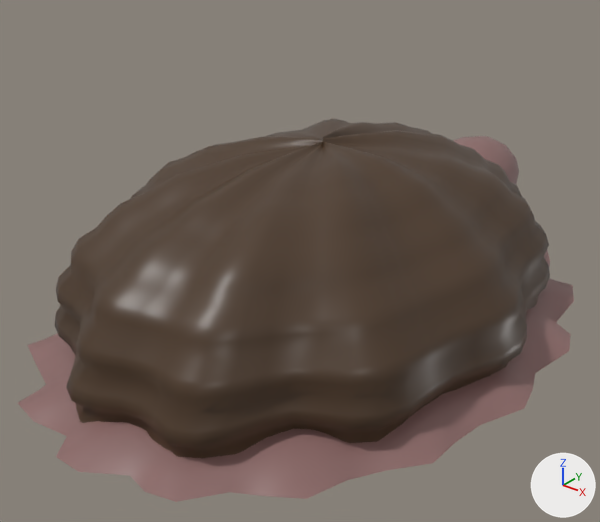
The Blender file art/v2_creatures.blend as it was, and as the next commit left it.
Both versions are drawn from a camera (50 mm lens) standing at (1.4, -1.86, 1.29) and looking at (-0.05, -0.04, 0.16). Arrows for +X, +Y and +Z are at lower right; the lights stay in place. The picture after the commit comes second.

Objects in the first picture: 'Shell', 'ShellFoot'.
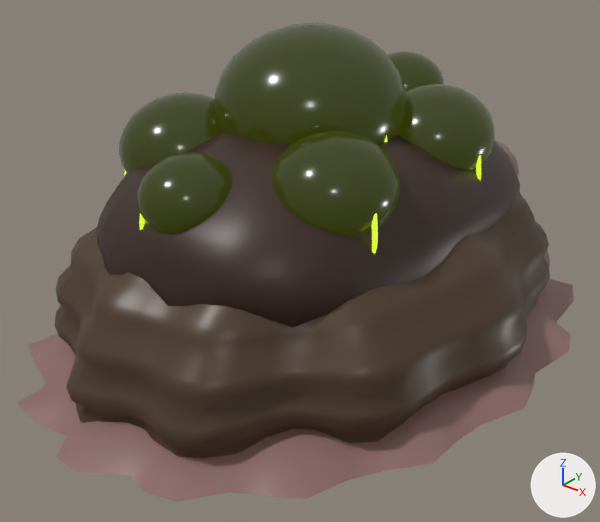
What changed in the scene script:
```text
Add mat_bladderduct:
    mat_bladderduct = principled_material('BladderDuct')
    mat_bladderduct.base_color = (0.151, 0.198, 0.0119)  # dark green #6c7b1c
    mat_bladderduct.roughness = 0.3
    mat_bladderduct.emission_color = (0.399, 0.536, 0.0254)  # green #a9c12c
    mat_bladderduct.emission_strength = 1.6
Add mat_bladdersac:
    mat_bladdersac = principled_material('BladderSac')
    mat_bladdersac.base_color = (0.0152, 0.017, 0.00196)  # black #212306
    mat_bladdersac.roughness = 0.18
    mat_bladdersac.emission_color = (0.0697, 0.0963, 0.00293)  # dark green #4b570a
    mat_bladdersac.emission_strength = 0.32
Add mat_bladderskin:
    mat_bladderskin = principled_material('BladderSkin')
    mat_bladderskin.base_color = (0.0399, 0.0189, 0.0119)  # brown #38251c
    mat_bladderskin.roughness = 0.42
Add me_bladderducts:
    me_bladderducts.from_pydata(...)  # 777 vertices, 840 faces; spans x -0.392..0.424, y -0.652..0.542, z 0.369..0.639
    me_bladderducts.polygons.foreach_set('use_smooth', [True] * 840)
    me_bladderducts.materials.append(mat_bladderduct)  # dark green #6c7b1c, glowing green #a9c12c
Add me_bladdersacs:
    me_bladdersacs.from_pydata(...)  # 2100 vertices, 1960 faces; spans x -0.44..0.42, y -0.672..0.563, z 0.405..0.884
    me_bladdersacs.polygons.foreach_set('use_smooth', [True] * 1960)
    me_bladdersacs.materials.append(mat_bladdersac)  # black #212306
Add me_bladder:
    me_bladder.from_pydata(...)  # 1188 vertices, 1144 faces; spans x -0.501..0.482, y -0.7..0.738, z 0.06..0.683
    me_bladder.polygons.foreach_set('use_smooth', [True] * 1144)
    me_bladder.materials.append(mat_bladderskin)  # brown #38251c
Add ob_bladderducts:
    ob_bladderducts = bpy.data.objects.new('BladderDucts', me_bladderducts)
    ob_bladderducts.location = (0.0, 0.0, 0.0)
Add ob_bladdersacs:
    ob_bladdersacs = bpy.data.objects.new('BladderSacs', me_bladdersacs)
    ob_bladdersacs.location = (0.0, 0.0, 0.0)
Add ob_bladder:
    ob_bladder = bpy.data.objects.new('Bladder', me_bladder)
    ob_bladder.location = (0.0, 0.0, 0.0)
```

Pixel boxes (x1, y1, x2, y2) of what changed, in the pictures (600 x 522 px):
'BladderSacs', added: after (119, 23, 495, 236)
'Bladder', added (brown): after (96, 132, 520, 327)
'BladderDucts', added (mostly hidden): after (124, 135, 481, 254)
